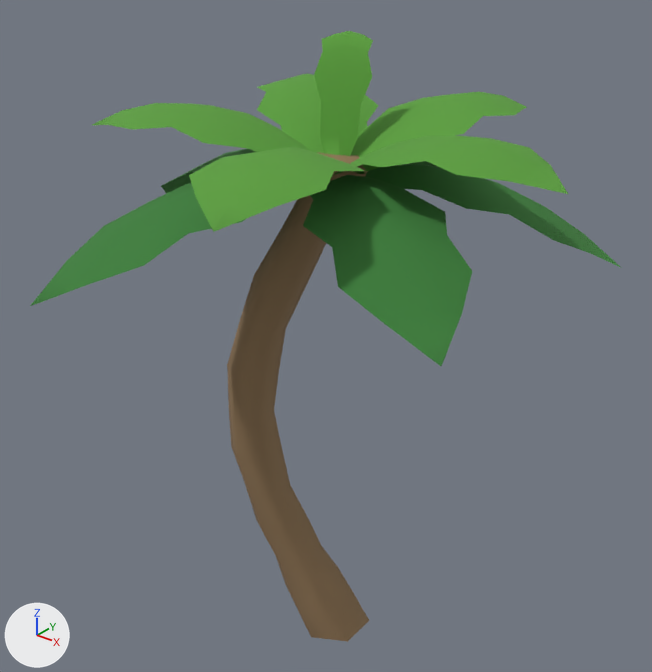
One commit to the glTF model trees/tree-palm-b.glb: the scene before it, then after it.
Rendered twice from a 50 mm camera at (1.309, -1.676, 1.987) aimed at (-0.046, 0.017, 0.937). Arrows for +X, +Y and +Z are at lower left; the lights stay in place. The first picture is the older version. Vertices at exactly the same position are counted once.

In view in the first picture: 'tree-palm-b'.
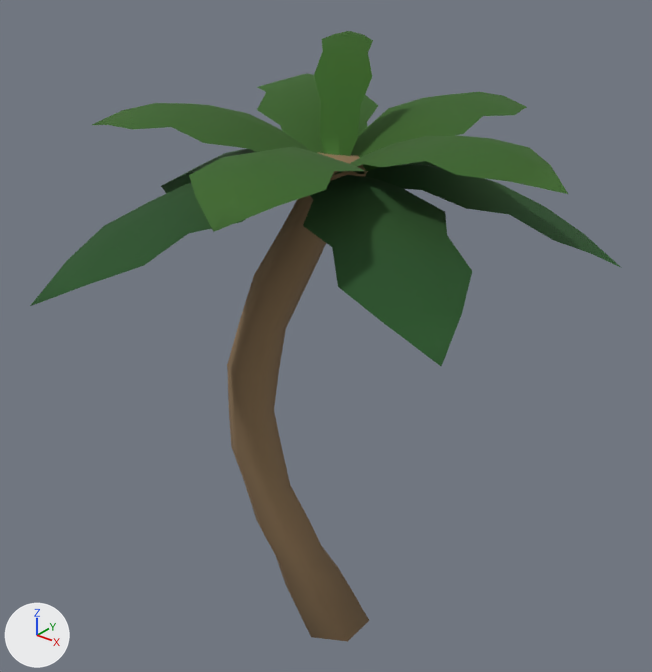
Location of each change, (x1, y1, x2, y2) in pixels of the pictures (652 x 672 px):
'tree-palm-b', recoloured (darker): (30, 31, 622, 642) in both
part 1 of me_tree_palm_b, recoloured: (30, 148, 622, 366) in both

The change, as a diff of the scene's bpy script:
```diff
--- a/trees/tree-palm-b.glb.py
+++ b/trees/tree-palm-b.glb.py
@@ mat_woodbarkpalm @@
 n0 = _N.new('ShaderNodeBsdfPrincipled'); n0.name = 'Principled BSDF'
-n0.inputs[0].default_value = (0.28, 0.18, 0.0915, 1.0)  # 'Base Color', brown #907655
 n0.inputs[2].default_value = 0.92  # 'Roughness'
 n1 = _N.new('ShaderNodeOutputMaterial'); n1.name = 'Material Output'
+n2 = _N.new('ShaderNodeVertexColor'); n2.name = 'Color Attribute'
 _L.new(n0.outputs[0], n1.inputs[0])  # 'BSDF' to 'Surface'
+_L.new(n2.outputs[0], n0.inputs[0])  # 'Color' to 'Base Color'
@@ mat_leafspalm @@
 n0 = _N.new('ShaderNodeBsdfPrincipled'); n0.name = 'Principled BSDF'
-n0.inputs[0].default_value = (0.101, 0.339, 0.0415, 1.0)  # 'Base Color', green #599d39
 n0.inputs[2].default_value = 0.92  # 'Roughness'
 n1 = _N.new('ShaderNodeOutputMaterial'); n1.name = 'Material Output'
+n2 = _N.new('ShaderNodeVertexColor'); n2.name = 'Color Attribute'
 _L.new(n0.outputs[0], n1.inputs[0])  # 'BSDF' to 'Surface'
+_L.new(n2.outputs[0], n0.inputs[0])  # 'Color' to 'Base Color'
@@ me_tree_palm_b @@
 me_tree_palm_b.from_pydata(...)  # 347 vertices, 504 faces; spans x -0.6..0.6, y -0.69..0.69, z 0.0..1.7
 # used by ob_tree_palm_b; location = (0.0, 0.0, 0.0)
+# me_tree_palm_b part 1: all 130 faces that had it switch from mat_leafspalmdark (green #397e37) to mat_leafspalm
+# me_tree_palm_b part 2: vertex colours changed
 me_tree_palm_b.materials.append(mat_woodbarkpalm)
```
